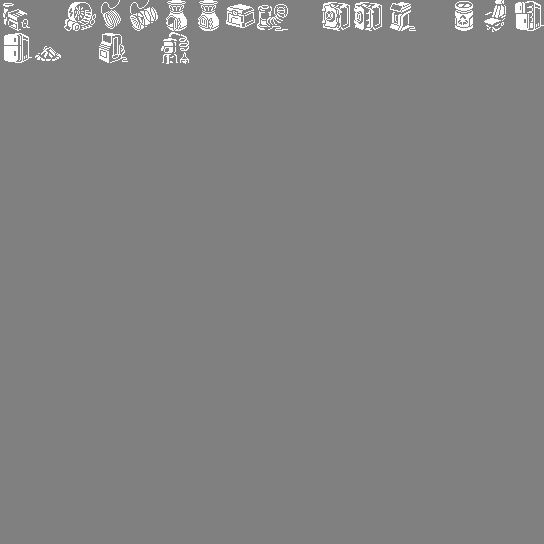
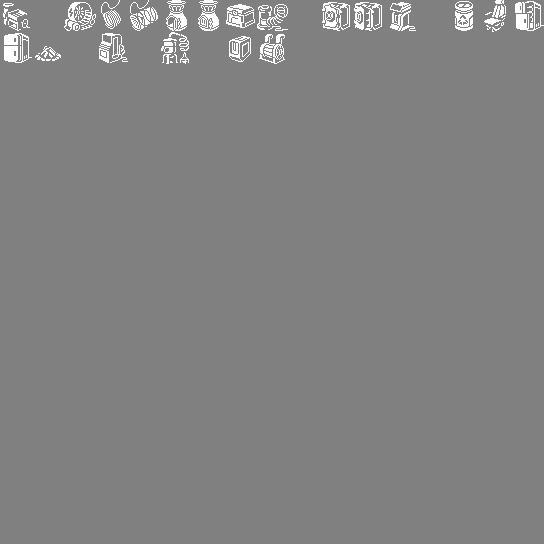
Layers edited between the first and the second 544px x 544px image:
added layer "25" above "26" over [229, 36, 251, 62]
added layer "26" above "图层 0" over [259, 34, 285, 64]
